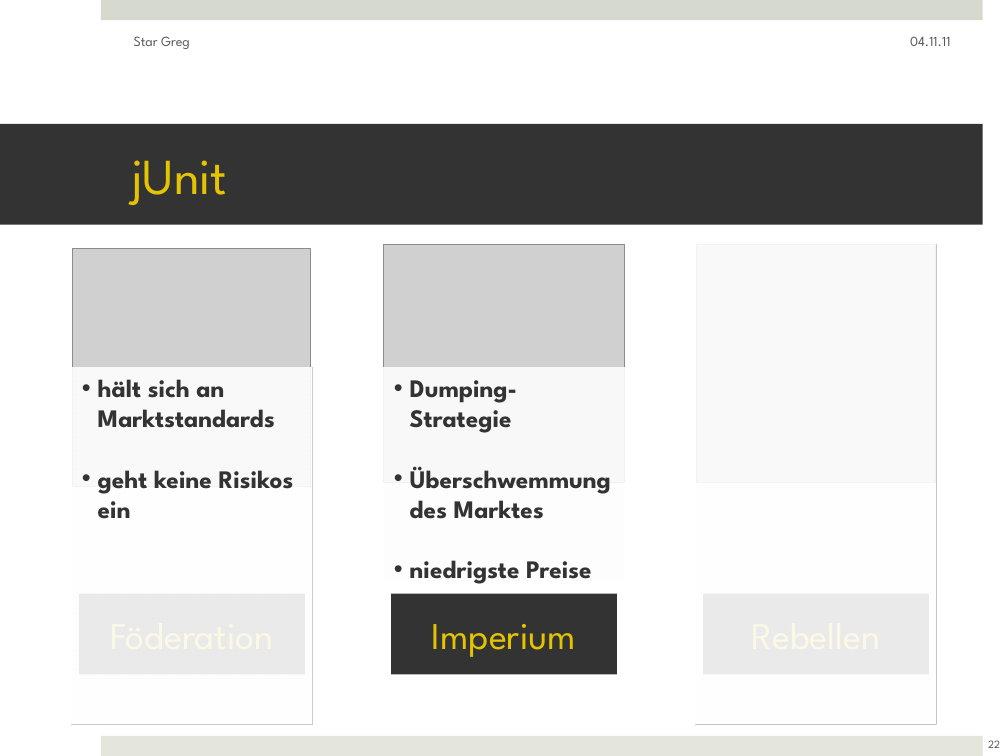
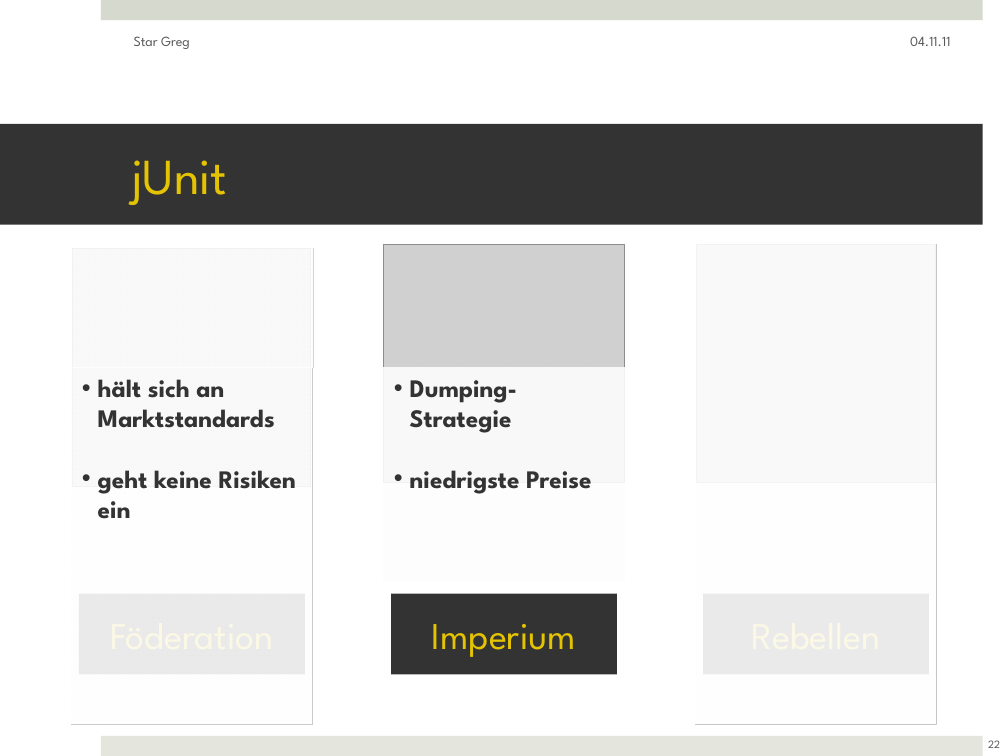
Before and after one commit to ftes/stargreg, a slide deck: slide 22 of 70 Praesentation/50 StarGreg Finish.pptx. Drawn at 1008x756 pixels with LibreOffice and Linux fonts; fonts in the diff are those of the drawing; grey boxes stand for pictures. Boxes give left, top, right and bottom in pixels: in the first picture for what was removed or moved away, otherwise in the second. Text is boxed around its words. In the diff, an @@ line names an element or a change of style, - is before the commit and + after.

```diff
--- a/70 Praesentation/50 StarGreg Finish.pptx
+++ b/70 Praesentation/50 StarGreg Finish.pptx
@@ rectangle added at <box>73,248,312,367</box>, fill #FFFFFF at 70% opacity @@
@@ text at <box>98,470,296,519</box>: text changed @@
-• geht keine Risikos ein
+• geht keine Risiken ein
@@ text in rectangle at <box>410,466,611,519</box>: paragraph removed @@
-• Überschwemmung des Marktes
```
Also in this commit, not shown: 3 other slides changed, 1 other file.
